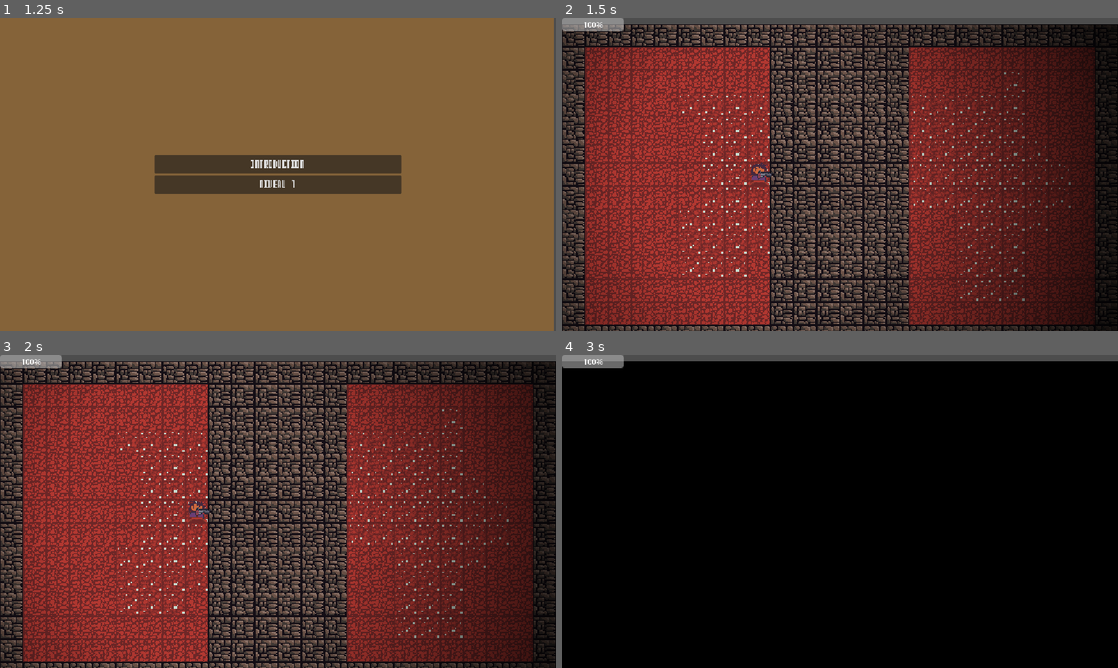
Above: before the commit, frames 1-4 (two rows, left to right).
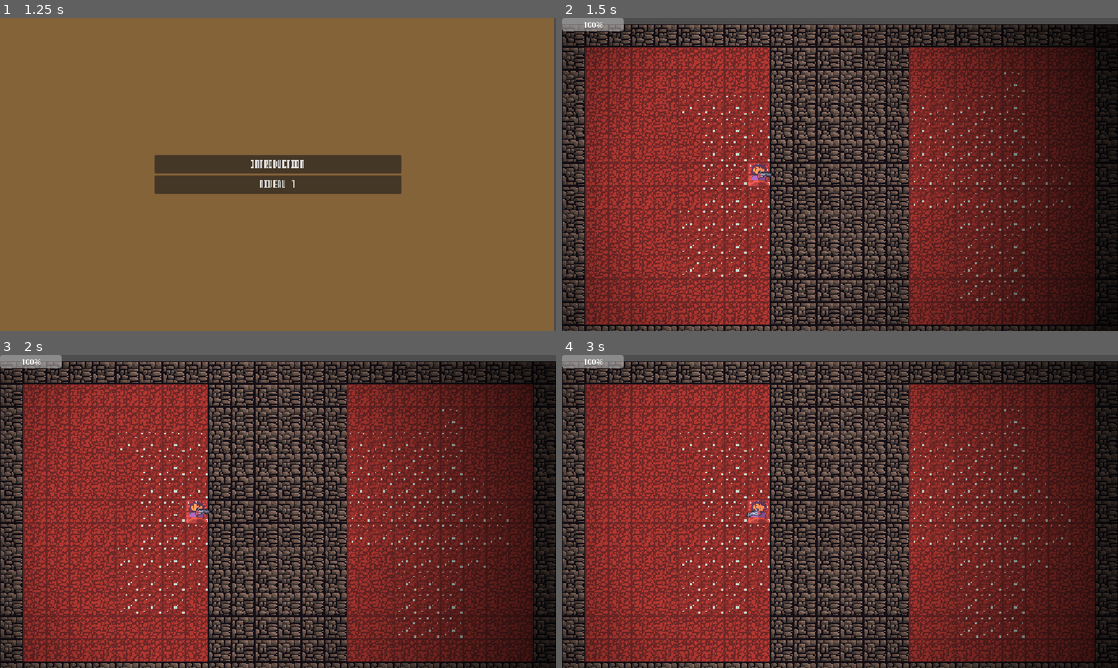
Above: after the commit, the same moments.

Repository: PandaMaki/game-jam-baudo
Game: Godot game, scene res://scenes/UI/main.tscn
Same seed, same stepped clock (60 frames per second), same inputs: the game is played once before the commit and once after it. The engine's default icon, where the game draws it, is replaced by a stand-in: a white triangle on a blue panel in a dark square.
Inputs (mouse positions are in pixels of both pictures, inside the frame that each line leads up to):
- Up to frame 1 (1.25 s): click "START" at 0.5 s
- Up to frame 2 (1.5 s): click "Niveau 1" at 1.25 s
- Up to frame 3 (2 s): no input
- Up to frame 4 (3 s): tap Enter (ui_accept) at 2, 2.27, 2.75 s; move the mouse to (962, 495) at 2.02 s; hold D (right) from 2.03 s (still down); tap E (dig) at 2.1, 2.85 s; move the mouse to (728, 527) at 2.77 s

Frame 1 is identical in both runs. In frame 2, 0.3% of the frame differs, in the area x 33-38%, y 46-54%; in frame 3, 0.3%; in frame 4, 82%, in the area x 0-100%, y 2-100%.

Commit message:
changement light et niveau 1

Diff:
--- a/levels/level_prototype2/prototype_meca_sous_terre.gd
+++ b/levels/level_prototype2/prototype_meca_sous_terre.gd
@@ -25,7 +25,7 @@
 			player.collision_layer = 1
 			player.collision_mask = 1
 			sous_terre = false
-			point_light_2d.visible = false
+			point_light_2d.visible = true
 			carte_vue_sous_terre.visible = false
 			carte_vue_sur_terre.visible = true
 
@@ -34,7 +34,7 @@
 			player.collision_layer = 2
 			player.collision_mask = 2
 			sous_terre = true
-			point_light_2d.visible = true
+			point_light_2d.visible = false
 			carte_vue_sur_terre.visible = false
 			carte_vue_sous_terre.visible = true
 
--- a/levels/level_prototype2/prototype_meca_sous_terre.tscn
+++ b/levels/level_prototype2/prototype_meca_sous_terre.tscn
@@ -5,6 +5,7 @@
 [ext_resource type="PackedScene" uid="uid://djy6kmhwv3xfe" path="res://scenes/player/player.tscn" id="1_kvygp"]
 [ext_resource type="Texture2D" uid="uid://6sxj7he77xcp" path="res://assets/tiles/ground/Sols_terre.png" id="2_fma63"]
 [ext_resource type="Texture2D" uid="uid://bns70jfpj5dgj" path="res://assets/tiles/ground/New Piskel (3).png" id="3_sipie"]
+[ext_resource type="Texture2D" uid="uid://b6tbwa2e218on" path="res://assets/tiles/prototype/Tileset_prototype.png" id="6_sipie"]
 
 [sub_resource type="TileSetAtlasSource" id="TileSetAtlasSource_fma63"]
 texture = ExtResource("1_0e1g6")
@@ -116,7 +117,7 @@
 script = ExtResource("1_fma63")
 
 [node name="VueSousTerre" type="TileMapLayer" parent="." unique_id=1134673526]
-tile_map_data = PackedByteArray("AAD3//n/AAAAAAAAAAD3//r/AAA …(5296 unchanged characters)… AAAAAAAAOAP//AAAAAAAAAAAOAP7/AAAAAAAAAAA=")
+tile_map_data = PackedByteArray("AAD3//n/AAAAAAAAAAD3//r/AAA …(5296 unchanged characters)… AAAAAAAAOAP//AAAAAAAAAAAOAP7/AAAAAAAAAAABAAIAAQABAAEAAAA=")
 tile_set = SubResource("TileSet_qek5x")
 
 [node name="VueSurTerre" type="TileMapLayer" parent="." unique_id=1671527485]
@@ -126,6 +127,9 @@
 [node name="Player" parent="." unique_id=872593450 instance=ExtResource("1_kvygp")]
 position = Vector2(-16, -16)
 scale = Vector2(0.5, 0.5)
+
+[node name="PointLight2D2" type="PointLight2D" parent="Player" unique_id=792703802]
+texture = ExtResource("6_sipie")
 
 [node name="DirectionalLight2D" type="DirectionalLight2D" parent="." unique_id=480924285]
 visible = false
--- a/scenes/UI/level_chooser.gd
+++ b/scenes/UI/level_chooser.gd
@@ -3,7 +3,7 @@
 
 var instance_jeu = null
 
-const LEVEL_1 = preload("res://levels/level_1.tscn")
+#const LEVEL_1 = preload("res://levels/level_1.tscn")
 const LEVEL_2 = preload("res://levels/level_prototype2/prototype_meca_sous_terre.tscn")
 const INTRODUCTION = preload("res://scenes/introduction/introduction.tscn")
 
